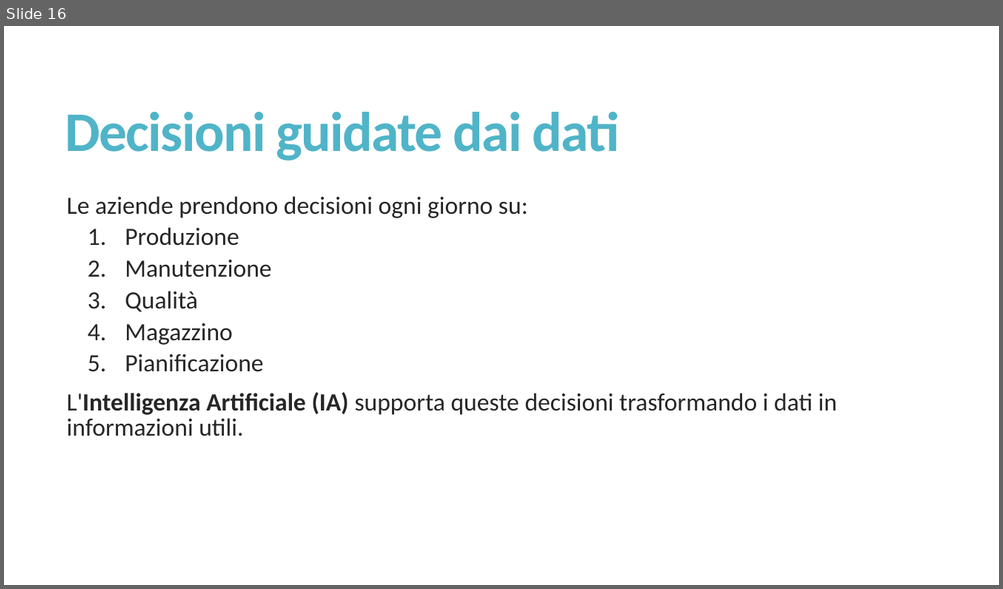
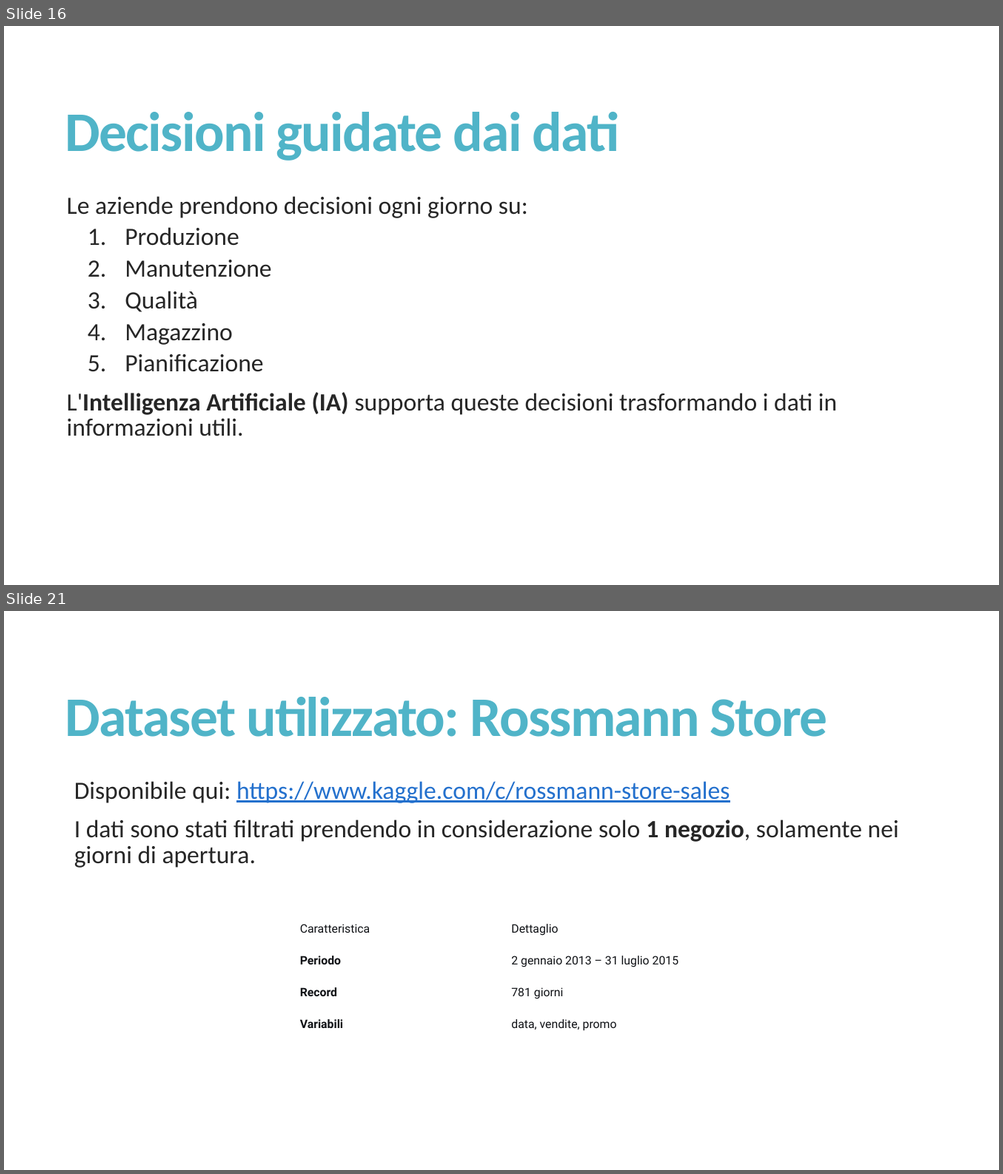
Before and after one commit to misterkilgore/machine_learning_4_pmi, a slide deck: slides/Innovazione con l’IA - Lezione 1.pptx. Shown one above the other, each under a label of ours: slide 16 before the commit, slides 16 and 21 after it; the slides between them are not shown. The pictures are 1003x589 and 1003x1174 pixels, drawn with LibreOffice and Linux fonts; fonts in the diff are those of the drawing. Boxes give left, top, right and bottom in pixels: in the first picture for what was removed or moved away, otherwise in the second. Text is boxed around its words. In the diff, an @@ line names an element or a change of style, - is before the commit and + after.

```diff
--- a/slides/Innovazione con l’IA - Lezione 1.pptx
+++ b/slides/Innovazione con l’IA - Lezione 1.pptx
@@ slide 21 added at box(4, 611, 999, 1170), background #FFFFFF @@
@@ title added at box(65, 697, 828, 737), 54 pt, text #50B4C8, bold @@
+Dataset utilizzato: Rossmann Store
@@ text added at box(74, 781, 899, 868), 24 pt, text #262626 @@
+  Disponibile qui: https://www.kaggle.com/c/rossmann-store-sales
+  I dati sono stati filtrati prendendo in considerazione solo 1 negozio, solamente nei giorni di apertura.
@@ table added at box(293, 910, 711, 1034), 4 rows, 2 columns @@
+Caratteristica | Dettaglio
+Periodo | 2 gennaio 2013 – 31 luglio 2015
+Record | 781 giorni
+Variabili | data, vendite, promo
```
Also in this commit, not shown: 3 slides changed, 8 other slides added, 1 other file.
